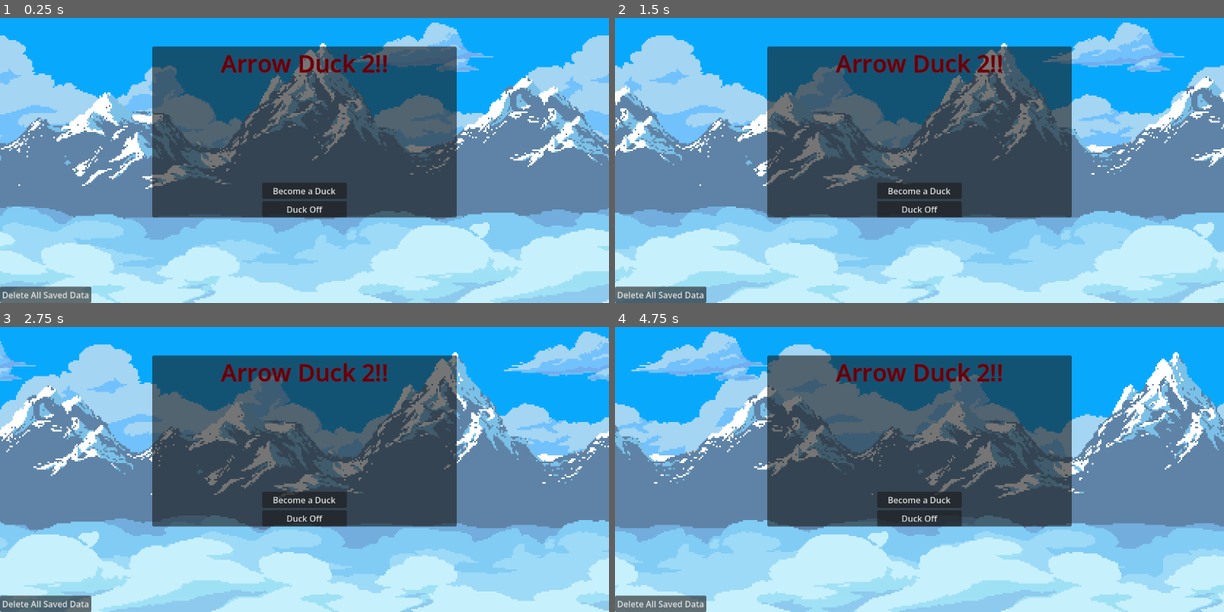
Above: before the commit, frames 1-4 (two rows, left to right).
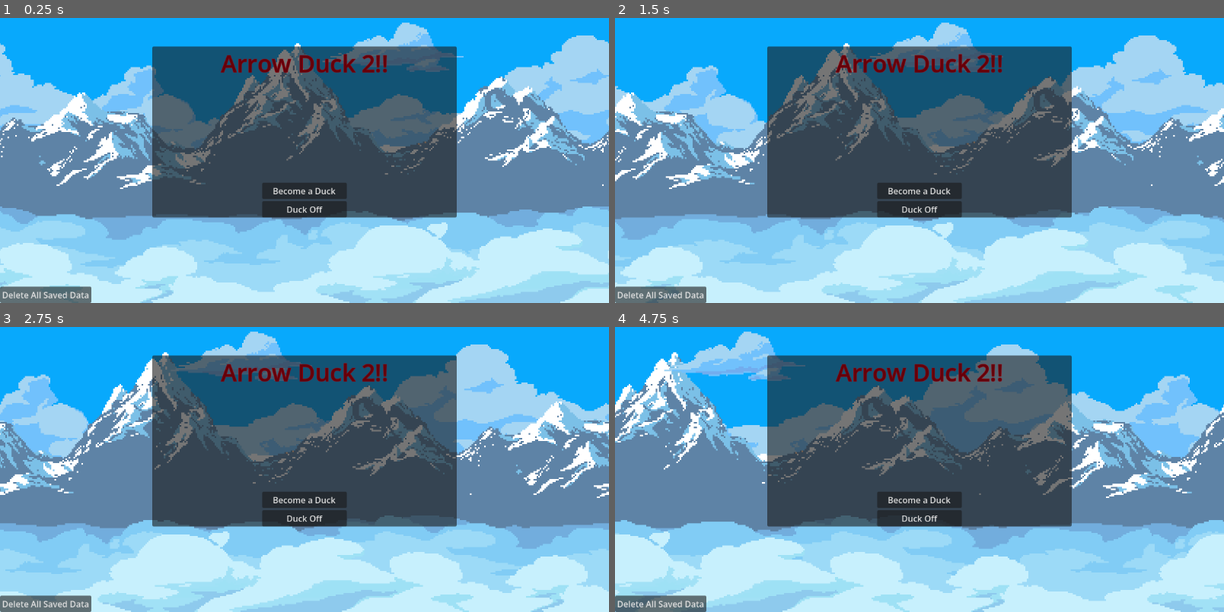
Above: after the commit, the same moments.

Repository: Anothernaso/arrow_duck_2-foss
Game: Godot game, scene res://dummy.tscn
Same seed, same stepped clock (60 frames per second), same inputs: the game is played once before the commit and once after it. Sound files missing from this copy of the repository are replaced by a short silence.
Inputs:
- Up to frame 1 (0.25 s): no input
- Up to frame 2 (1.5 s): hold D (move_right) 0.53-1.28 s; hold S (move_backward) from 1.28 s (still down)
- Up to frame 3 (2.75 s): release S (move_backward) at 2.03 s; hold D (move_right) from 2.03 s (still down)
- Up to frame 4 (4.75 s): release D (move_right) at 2.78 s; hold W (move_forward) 2.78-3.53 s; hold A (move_left) from 3.53 s (still down)

The runs differ from the first frame. In frame 1, 34% of the frame differs, in the area x 0-100%, y 1-100%; in frame 2, 45%; in frame 3, 44%; in frame 4, 45%.

Commit message:
Use background manager in all scenes
On branch master
Changes to be committed:
	modified:   TODO.md
	modified:   content/backgrounds/mountains/layers/cloud_lonely.tres
	modified:   content/backgrounds/mountains/layers/clouds_bg.tres
	modified:   content/backgrounds/mountains/layers/clouds_mg_1.tres
	modified:   content/backgrounds/mountains/layers/clouds_mg_2.tres
	modified:   content/backgrounds/mountains/layers/clouds_mg_3.tres
	modified:   content/backgrounds/mountains/layers/glacial_mountains.tres
	modified:   content/backgrounds/mountains/layers/sky.tres
	modified:   globals/background_manager/background_manager.tscn
	modified:   nodes/environment.tscn
	modified:   scenes/death_screen/death_screen.tscn
	modified:   scenes/main_menu/main_menu.gd

Diff:
--- a/content/backgrounds/mountains/layers/cloud_lonely.tres
+++ b/content/backgrounds/mountains/layers/cloud_lonely.tres
@@ -5,6 +5,6 @@
 [resource]
 script = ExtResource("1_fsim0")
 z_index = -1
-speed = 115.0
+speed = -115.0
 texture_path = "uid://brfmw1n8f33iu"
 metadata/_custom_type_script = "uid://jrkqs51vogao"
--- a/content/backgrounds/mountains/layers/clouds_bg.tres
+++ b/content/backgrounds/mountains/layers/clouds_bg.tres
@@ -5,6 +5,6 @@
 [resource]
 script = ExtResource("1_kntw0")
 z_index = -7
-speed = 80.0
+speed = -80.0
 texture_path = "uid://cx2gu1gmcdrn1"
 metadata/_custom_type_script = "uid://jrkqs51vogao"
--- a/content/backgrounds/mountains/layers/clouds_mg_1.tres
+++ b/content/backgrounds/mountains/layers/clouds_mg_1.tres
@@ -5,6 +5,6 @@
 [resource]
 script = ExtResource("1_bhto2")
 z_index = -3
-speed = 165.0
+speed = -165.0
 texture_path = "uid://cs2035maf4vfa"
 metadata/_custom_type_script = "uid://jrkqs51vogao"
--- a/content/backgrounds/mountains/layers/clouds_mg_2.tres
+++ b/content/backgrounds/mountains/layers/clouds_mg_2.tres
@@ -5,6 +5,6 @@
 [resource]
 script = ExtResource("1_1a2t8")
 z_index = -3
-speed = 150.0
+speed = -150.0
 texture_path = "uid://btpjycbv6ofq1"
 metadata/_custom_type_script = "uid://jrkqs51vogao"
--- a/content/backgrounds/mountains/layers/clouds_mg_3.tres
+++ b/content/backgrounds/mountains/layers/clouds_mg_3.tres
@@ -5,6 +5,6 @@
 [resource]
 script = ExtResource("1_rj2at")
 z_index = -3
-speed = 130.0
+speed = -130.0
 texture_path = "uid://baas0opws06xe"
 metadata/_custom_type_script = "uid://jrkqs51vogao"
--- a/content/backgrounds/mountains/layers/glacial_mountains.tres
+++ b/content/backgrounds/mountains/layers/glacial_mountains.tres
@@ -5,6 +5,6 @@
 [resource]
 script = ExtResource("1_tt1ns")
 z_index = -5
-speed = 100.0
+speed = -100.0
 texture_path = "uid://igwlmgv76hpq"
 metadata/_custom_type_script = "uid://jrkqs51vogao"
--- a/content/backgrounds/mountains/layers/sky.tres
+++ b/content/backgrounds/mountains/layers/sky.tres
@@ -5,6 +5,6 @@
 [resource]
 script = ExtResource("1_egq1k")
 z_index = -9
-speed = 50.0
+speed = -50.0
 texture_path = "uid://b62bov8q3n7pm"
 metadata/_custom_type_script = "uid://jrkqs51vogao"
--- a/globals/background_manager/background_manager.tscn
+++ b/globals/background_manager/background_manager.tscn
@@ -1,10 +1,12 @@
 [gd_scene format=3 uid="uid://d3f75lbdadrmv"]
 
 [ext_resource type="Script" uid="uid://dttkwdi0s6u7y" path="res://globals/background_manager/background_manager.gd" id="1_uphrl"]
+[ext_resource type="Resource" uid="uid://xd2xj8yvhk7j" path="res://content/backgrounds/mountains/mountains.tres" id="2_kpxgt"]
 
 [node name="BackgroundManager" type="Node" unique_id=612539712]
 process_mode = 3
 script = ExtResource("1_uphrl")
+_default_background = ExtResource("2_kpxgt")
 
 [node name="BackgroundRoot" type="Node2D" parent="." unique_id=48556228]
 process_mode = 1
--- a/nodes/environment.tscn
+++ b/nodes/environment.tscn
@@ -1,6 +1,5 @@
 [gd_scene format=3 uid="uid://tktlpcpk1j2k"]
 
-[ext_resource type="PackedScene" uid="uid://bg8ahamfcwj3i" path="res://nodes/background.tscn" id="1_qrg0e"]
 [ext_resource type="PackedScene" uid="uid://pgiicv4uwcag" path="res://nodes/player/player_character.tscn" id="2_68qd2"]
 [ext_resource type="PackedScene" uid="uid://cgcl07qiwawui" path="res://nodes/arrow_spawner/arrow_spawner.tscn" id="3_xybn2"]
 [ext_resource type="Resource" uid="uid://dute5ilp142a5" path="res://content/arrow_timeline_registry.tres" id="4_o3b4p"]
@@ -14,8 +13,6 @@
 size = Vector2(1152, 648)
 
 [node name="Environment" type="Node2D" unique_id=1627808306]
-
-[node name="Background" parent="." unique_id=7560942 instance=ExtResource("1_qrg0e")]
 
 [node name="PlayerCharacter" parent="." unique_id=1176646513 instance=ExtResource("2_68qd2")]
 
--- a/scenes/death_screen/death_screen.tscn
+++ b/scenes/death_screen/death_screen.tscn
@@ -1,7 +1,6 @@
 [gd_scene format=3 uid="uid://dqqhbyuyyj1si"]
 
 [ext_resource type="Script" uid="uid://cbnstocroycpv" path="res://scenes/death_screen/death_screen.gd" id="1_w8h0d"]
-[ext_resource type="PackedScene" uid="uid://bg8ahamfcwj3i" path="res://nodes/background.tscn" id="2_eu6q6"]
 [ext_resource type="Resource" uid="uid://dhwjuh6b6sghl" path="res://content/albums/eternity.tres" id="2_ulujf"]
 [ext_resource type="PackedScene" uid="uid://bi1p1sul5tdrj" path="res://nodes/player/player_camera.tscn" id="3_cnyqg"]
 [ext_resource type="PackedScene" uid="uid://dq8m1un7enhgx" path="res://ui/nodes/panel.tscn" id="3_ulujf"]
@@ -75,8 +74,6 @@
 
 [node name="Environment" type="Node2D" parent="." unique_id=1117941202]
 
-[node name="Background" parent="Environment" unique_id=67694840 instance=ExtResource("2_eu6q6")]
-
 [node name="PlayerCamera" parent="Environment" unique_id=2141972906 instance=ExtResource("3_cnyqg")]
 
 [connection signal="button_down" from="UI/Control/CenterContainer/Panel/VSplitContainer/ButtonContainer/RetryButton" to="." method="_on_retry_button_down"]
--- a/scenes/main_menu/main_menu.gd
+++ b/scenes/main_menu/main_menu.gd
@@ -4,14 +4,10 @@
 class_name MainMenu
 
 @export var album: MusicAlbum
-@export var background: AD_Background
 
 func _ready() -> void:
 	var music_manager: AD_MusicManager = AD_GlobalMusicManager
 	music_manager.set_album(album, AD_MusicManager.ForcePlayMode.IfChanged)
-
-	var background_manager: AD_BackgroundManager = AD_GlobalBackgroundManager
-	background_manager.set_background.call_deferred(background)
 
 
 func _on_start_button_down() -> void:
Not shown, changed: TODO.md
